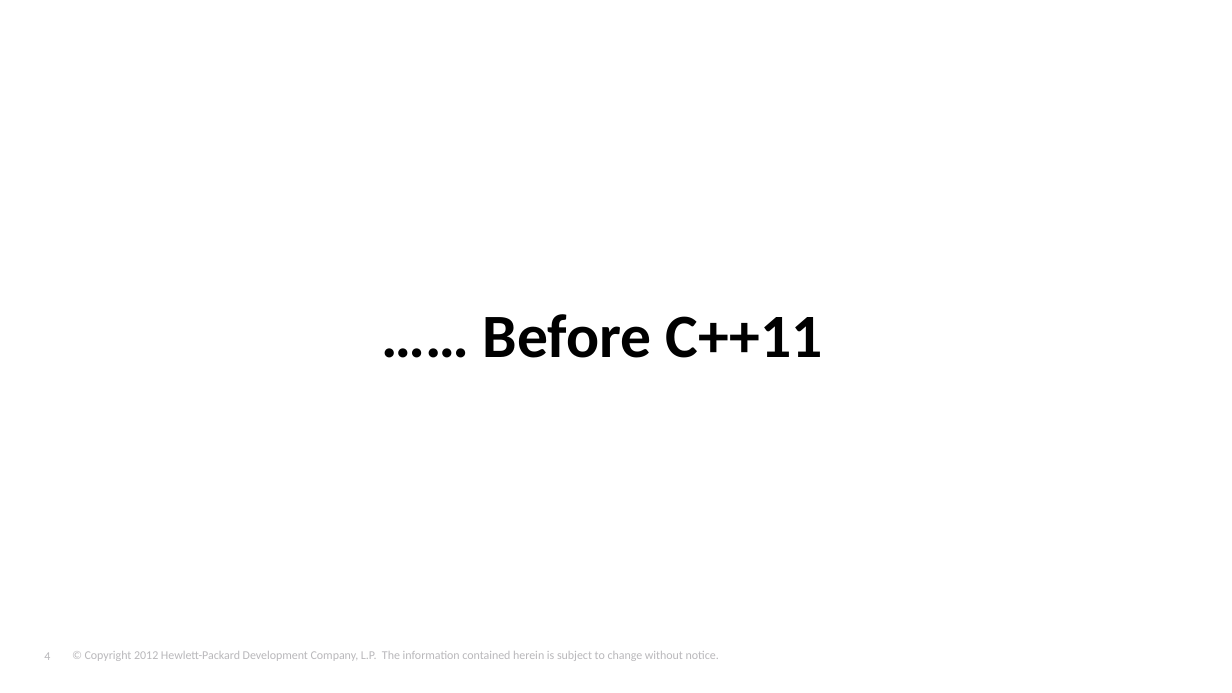
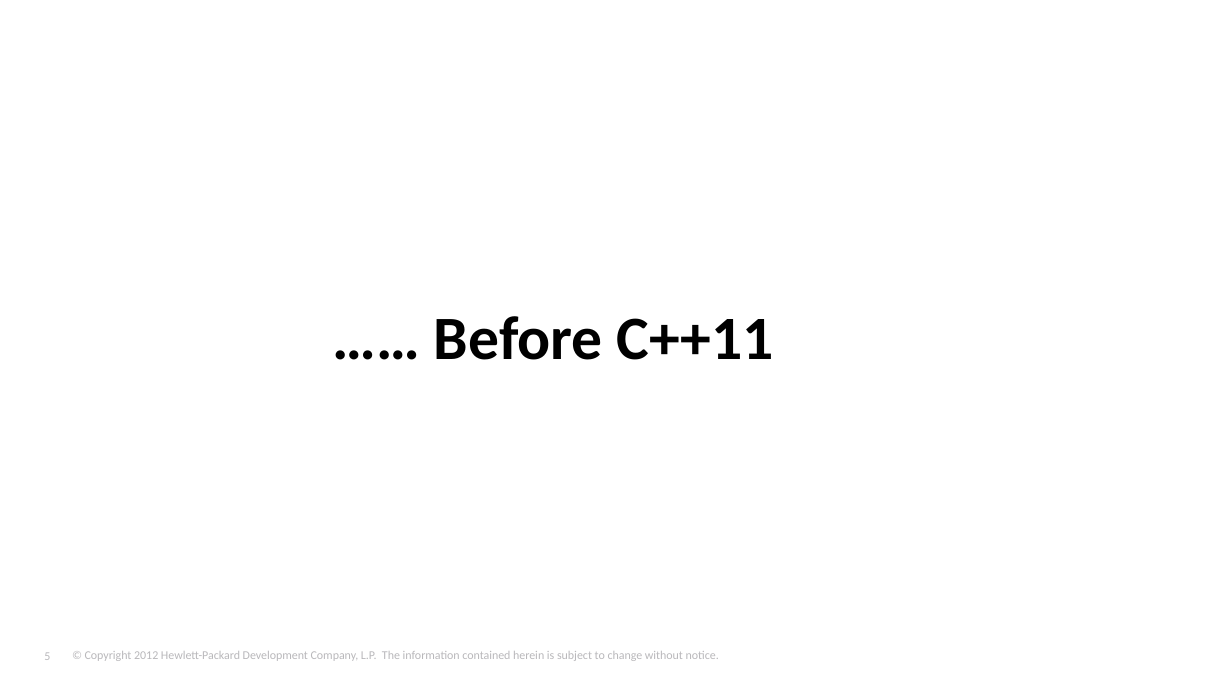
Before and after one commit to tjliupeng/CPP11, a slide deck: slide 5 of C++11.pptx (slide 4 before the commit). Drawn at 1232x693 pixels with LibreOffice and Linux fonts; fonts in the diff are those of the drawing; background and template pictures are left out. Boxes give left, top, right and bottom in pixels: in the first picture for what was removed or moved away, otherwise in the second. Text is boxed around its words. In the diff, an @@ line names an element or a change of style, - is before the commit and + after.

```diff
--- a/C++11.pptx
+++ b/C++11.pptx
@@ title "…… Before C++11": place and size @@
-title "…… Before C++11" at [483,314,823,358]
+title "…… Before C++11" at [434,316,774,360]
@@ page number at [44,652,50,660]: text changed @@
-4
+5
```
Also in this commit, not shown: 1 other slide changed, 4 slides added, 1 slide removed.
